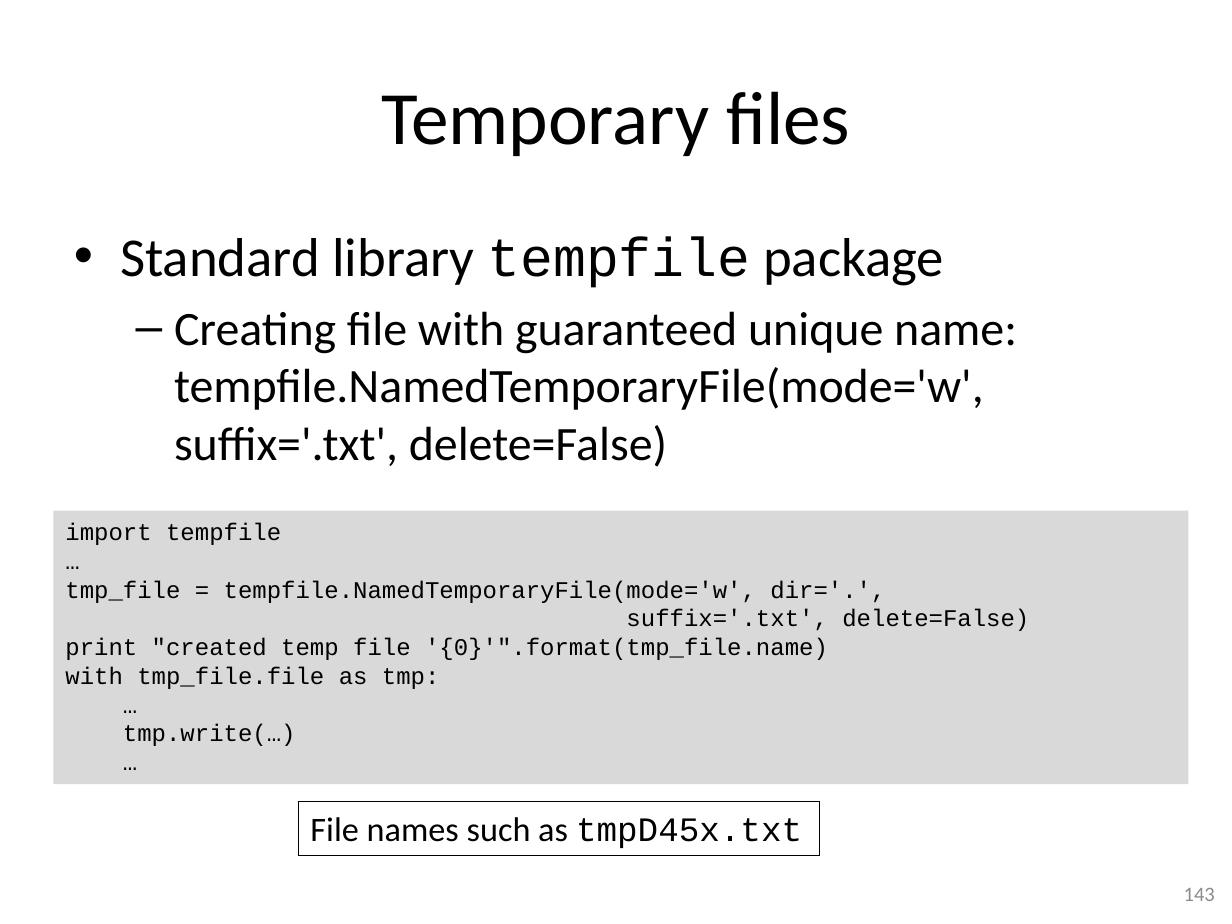
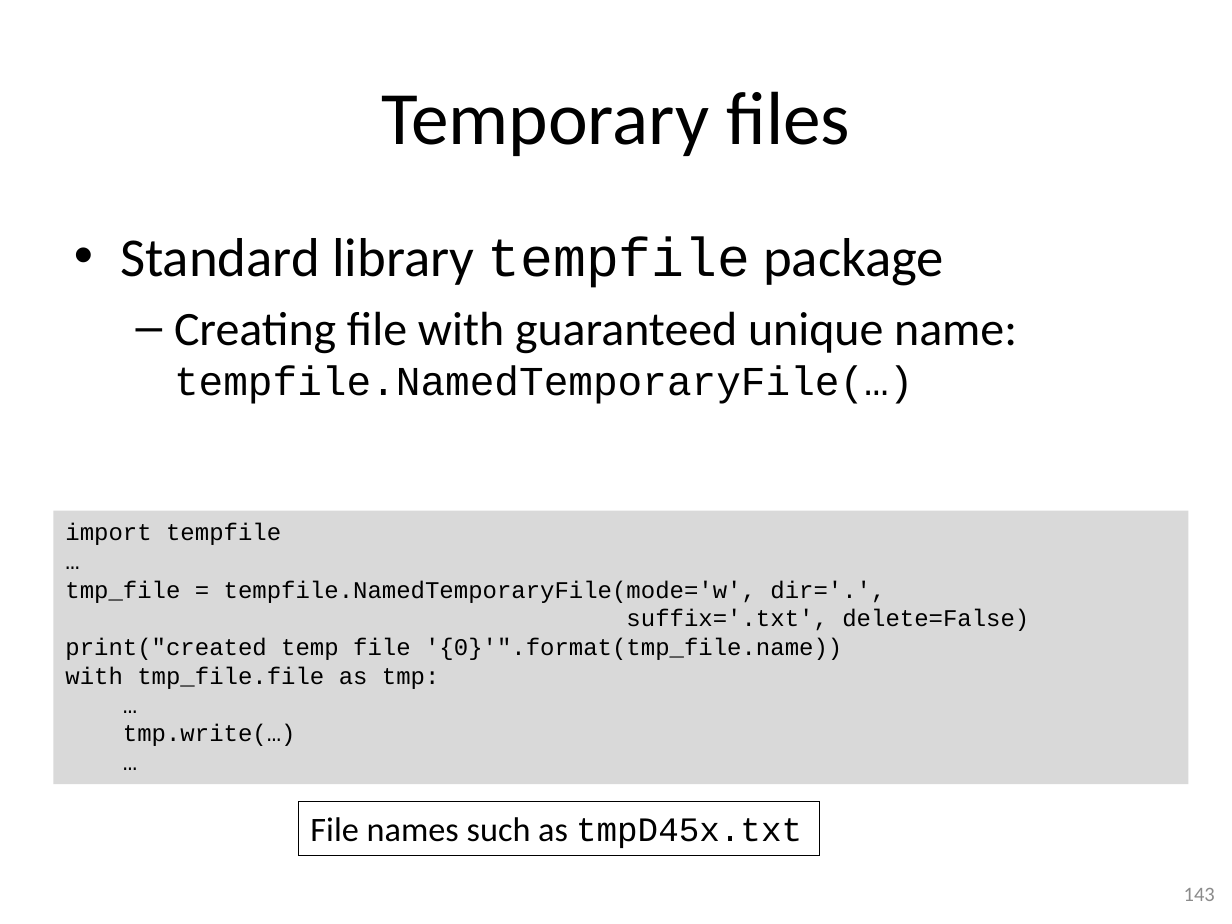
Before and after one commit to gjbex/training-material, a slide deck: slide 143 of Python/python-intro.pptx. Drawn at 1232x924 pixels with LibreOffice and Linux fonts; fonts in the diff are those of the drawing. Boxes give left, top, right and bottom in pixels: in the first picture for what was removed or moved away, otherwise in the second. Text is boxed around its words. In the diff, an @@ line names an element or a change of style, - is before the commit and + after.

```diff
--- a/Python/python-intro.pptx
+++ b/Python/python-intro.pptx
@@ text at (x1=174, y1=311, x2=1017, y2=404): text changed @@
-  – Creating file with guaranteed unique name:
-    tempfile.NamedTemporaryFile(mode='w', suffix='.txt', delete=False)
+  – Creating file with guaranteed unique name:
+    tempfile.NamedTemporaryFile(…)
@@ text in rectangle at (x1=65, y1=638, x2=842, y2=660): text changed @@
-print "created temp file '{0}'".format(tmp_file.name)
+print("created temp file '{0}'".format(tmp_file.name))
```
Also in this commit, not shown: 31 other slides changed, 3 slides added, 1 slide removed.
